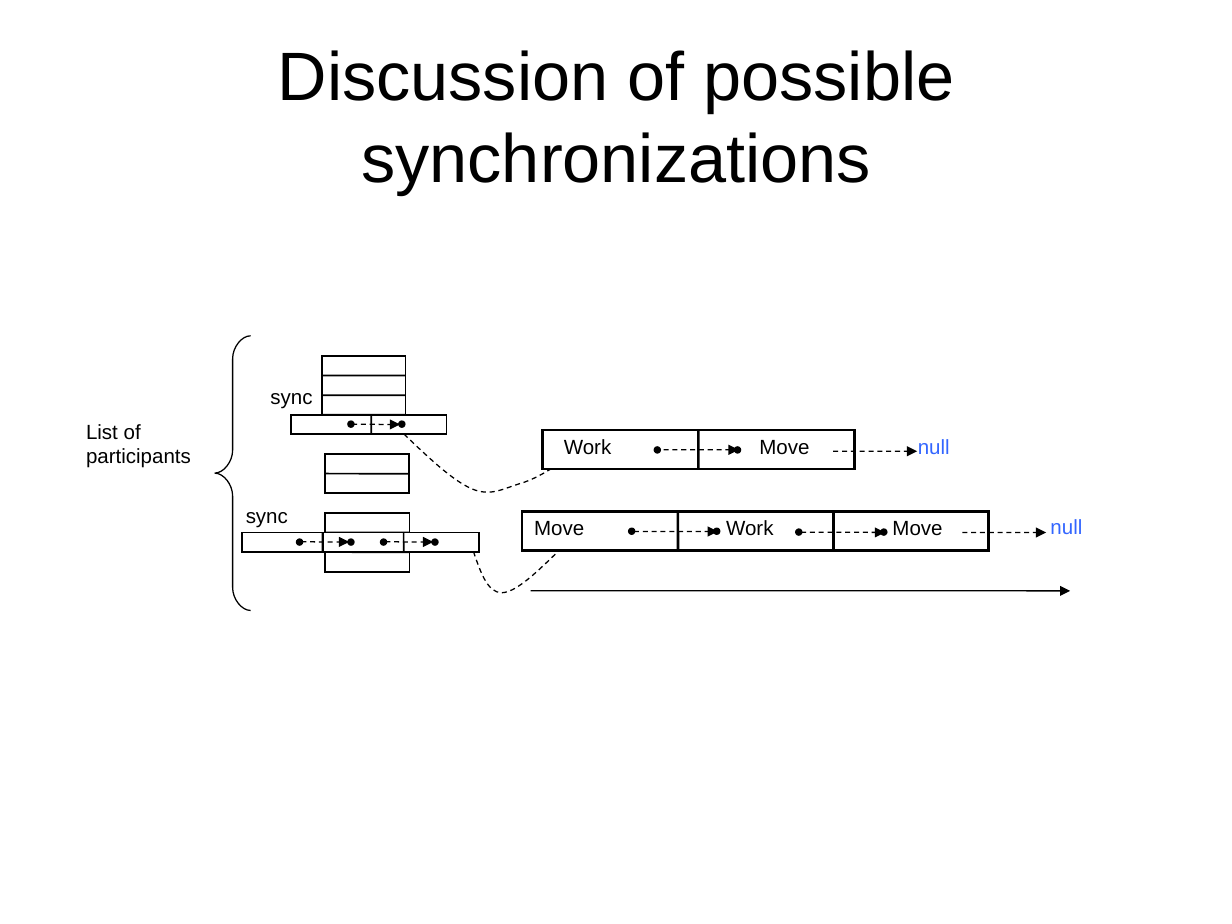
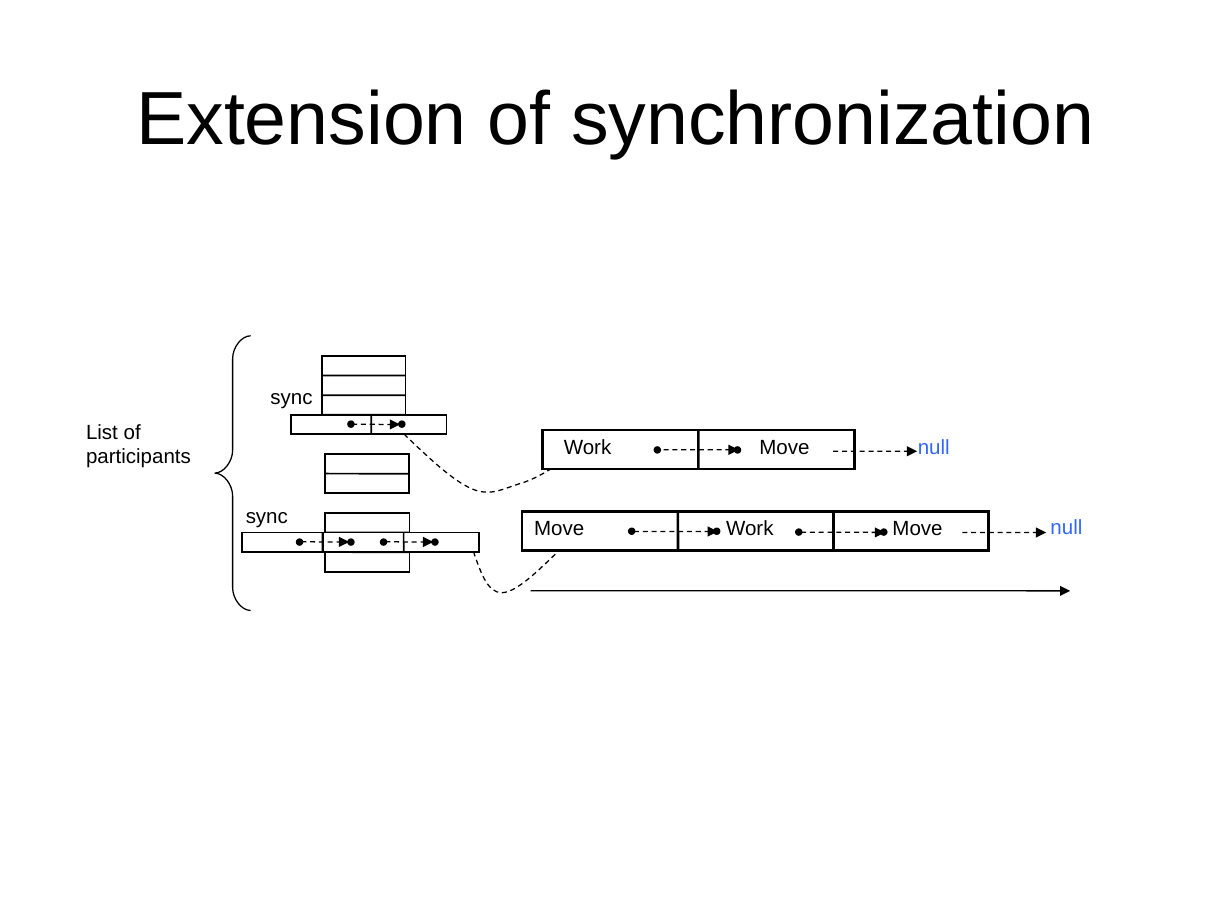
Before and after one commit to isurup/kalle-martin-group, a slide deck: slide 7 of SSE2/slides/project Slides 1.ppt. Drawn at 1232x924 pixels with LibreOffice and Linux fonts; fonts in the diff are those of the drawing. Boxes give left, top, right and bottom in pixels: in the first picture for what was removed or moved away, otherwise in the second. Text is boxed around its words. In the diff, an @@ line names an element or a change of style, - is before the commit and + after.

```diff
--- a/SSE2/slides/project Slides 1.ppt
+++ b/SSE2/slides/project Slides 1.ppt
@@ title at (136,89,1094,158): text changed; size 40 to 44 pt @@
-Discussion of possible synchronizations
+Extension of synchronization
```
